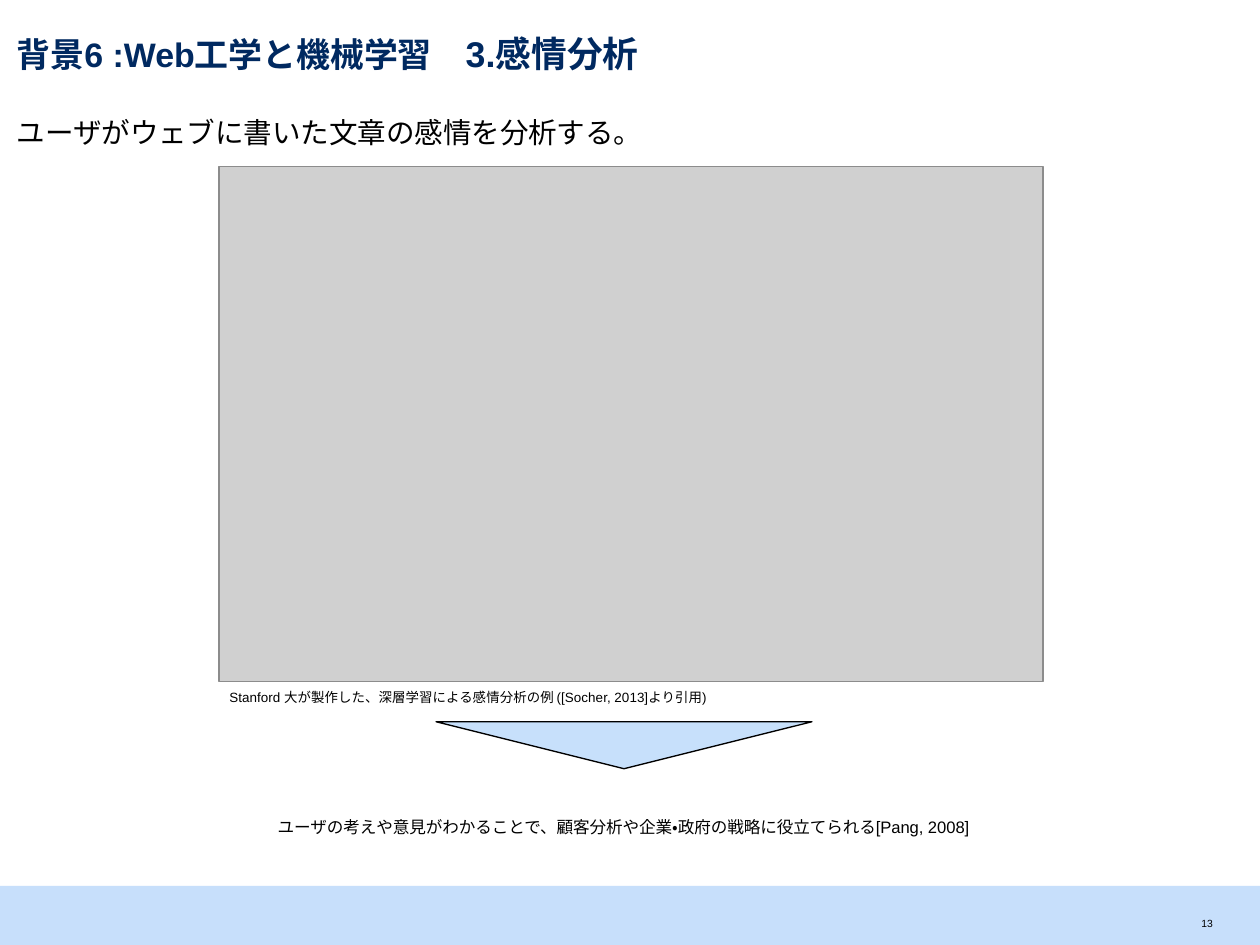
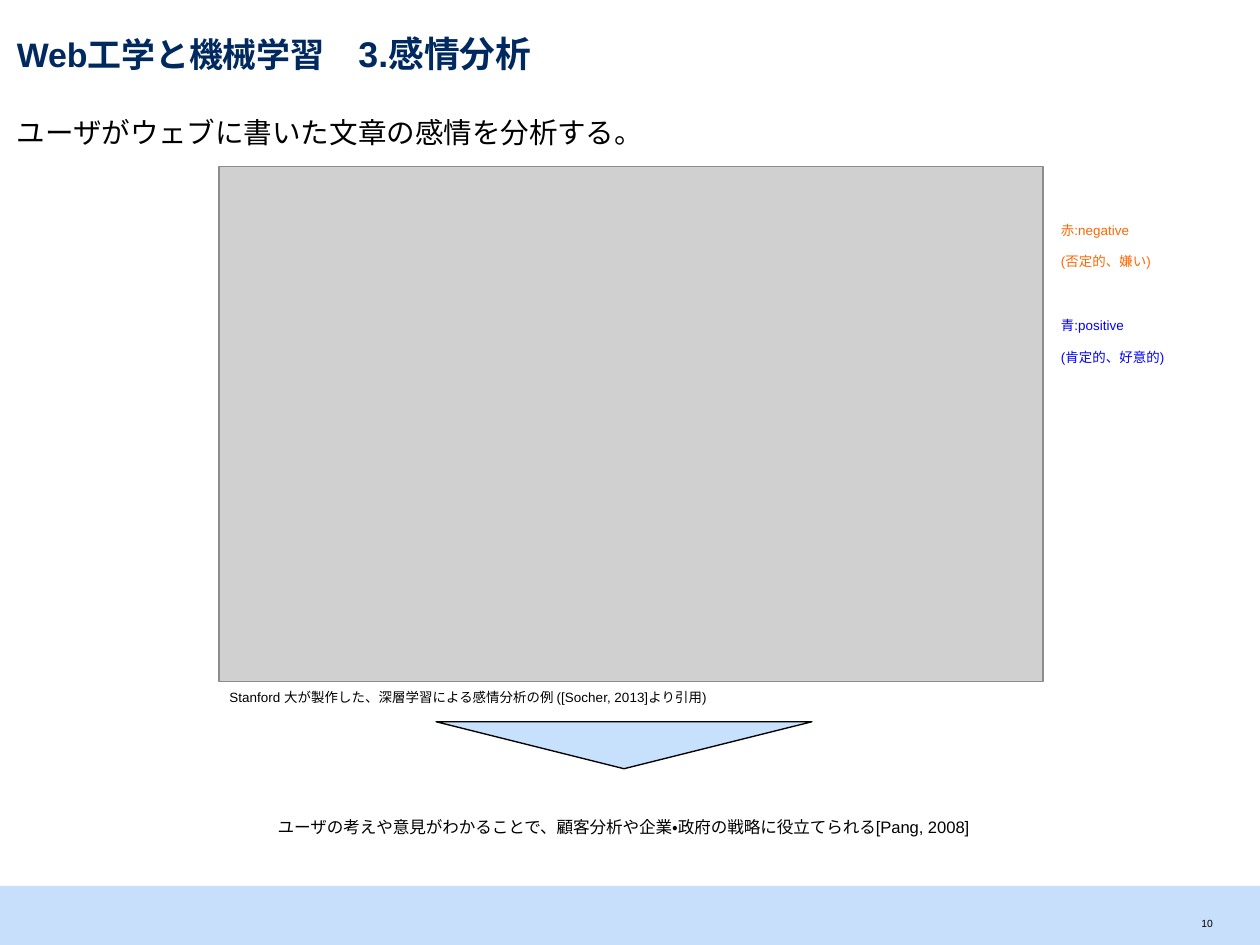
Before and after one commit to srtk/sotsuron, a slide deck: slide 11 of doc/sotsuron_defense/bd.pptx (slide 14 before the commit). Drawn at 1260x945 pixels with LibreOffice and Linux fonts; fonts in the diff are those of the drawing; grey boxes stand for pictures. Boxes give left, top, right and bottom in pixels: in the first picture for what was removed or moved away, otherwise in the second. Text is boxed around its words. In the diff, an @@ line names an element or a change of style, - is before the commit and + after.

```diff
--- a/doc/sotsuron_defense/bd.pptx
+++ b/doc/sotsuron_defense/bd.pptx
@@ title at (17,39,531,71): text changed @@
-背景6 :Web工学と機械学習 3.感情分析
+Web工学と機械学習 3.感情分析
@@ text added at (1061,223,1164,365), 13 pt, text #0000FF @@
+赤:negative
+(否定的、嫌い)
+青:positive
+(肯定的、好意的)
@@ page number at (1201,919,1212,927): text changed @@
-13
+10
```
Also in this commit, not shown: 14 other slides changed, 9 slides added, 1 slide removed, 11 other files.
